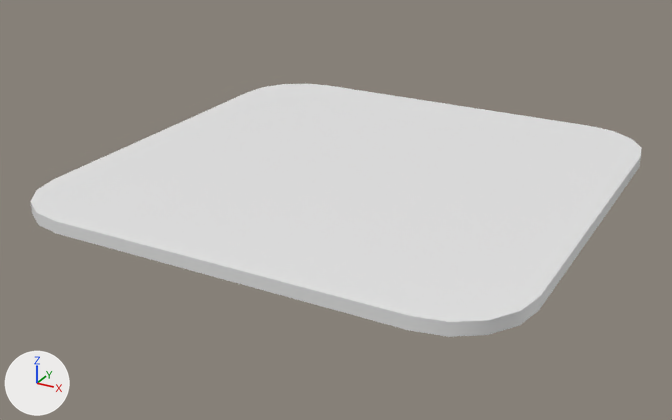
Renders of the FBX model Assets/Models/Environment/Mousepad.fbx from each side of a commit.
Camera for both pictures: a 50 mm lens placed at (0.172, -0.332, 0.149), pointed at (-0.005, -0.01, -0.012). Arrows for +X, +Y and +Z are at lower left; the lights stay in place. Where no turn or scale is listed for an object, it has been applied to the vertices.

The first picture shows 'Mousepad'.
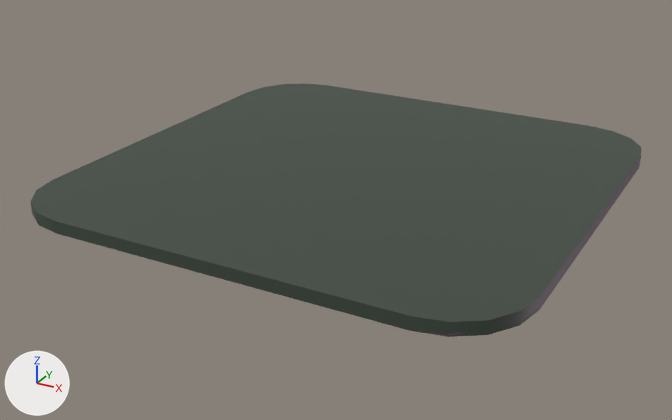
Where the change shows, as pixel boxes (x1, y1, x2, y2) in the pictures (672 x 420 px):
```json
{"object": "Mousepad", "change": "surface changed", "before": [31, 84, 641, 337], "after": [31, 84, 641, 337], "on screen": "white to grey"}
```

Edits to the scene script, one JSON object a line:
```json
{"op": "add", "block": "img_mousepad_mousepad_diffuse_png", "code": ["img_mousepad_mousepad_diffuse_png = load_image('Mousepad_Mousepad_Diffuse.png', 'Materials/Mousepad_Mousepad_Diffuse.png', 512, 512, 'sRGB')"]}
{"op": "add", "block": "img_mousepad_mousepad_normal_png", "code": ["img_mousepad_mousepad_normal_png = load_image('Mousepad_Mousepad_Normal.png', 'Materials/Mousepad_Mousepad_Normal.png', 512, 512, 'Non-Color')"]}
{"op": "add", "block": "mat_mousepad", "code": "n2 = _N.new('ShaderNodeTexImage'); n2.name = 'Image Texture'"}
{"op": "add", "block": "mat_mousepad", "code": "n2.image = img_mousepad_mousepad_diffuse_png"}
{"op": "add", "block": "mat_mousepad", "code": "n3 = _N.new('ShaderNodeTexImage'); n3.name = 'Image Texture.001'"}
{"op": "add", "block": "mat_mousepad", "code": "n3.image = img_mousepad_mousepad_normal_png"}
{"op": "add", "block": "mat_mousepad", "code": "n4 = _N.new('ShaderNodeNormalMap'); n4.name = 'Normal Map'"}
{"block": "mat_mousepad", "where": "n0 = _N.new('ShaderNodeBsdfPrincipled'); n0.name = 'Principled BSDF'"}
{"op": "add", "block": "mat_mousepad", "code": "_L.new(n2.outputs[0], n0.inputs[0])  # 'Color' to 'Base Color'"}
{"op": "add", "block": "mat_mousepad", "code": "_L.new(n3.outputs[0], n4.inputs[1])  # 'Color' to 'Color'"}
{"op": "add", "block": "mat_mousepad", "code": "_L.new(n4.outputs[0], n0.inputs[5])  # 'Normal' to 'Normal'"}
```
